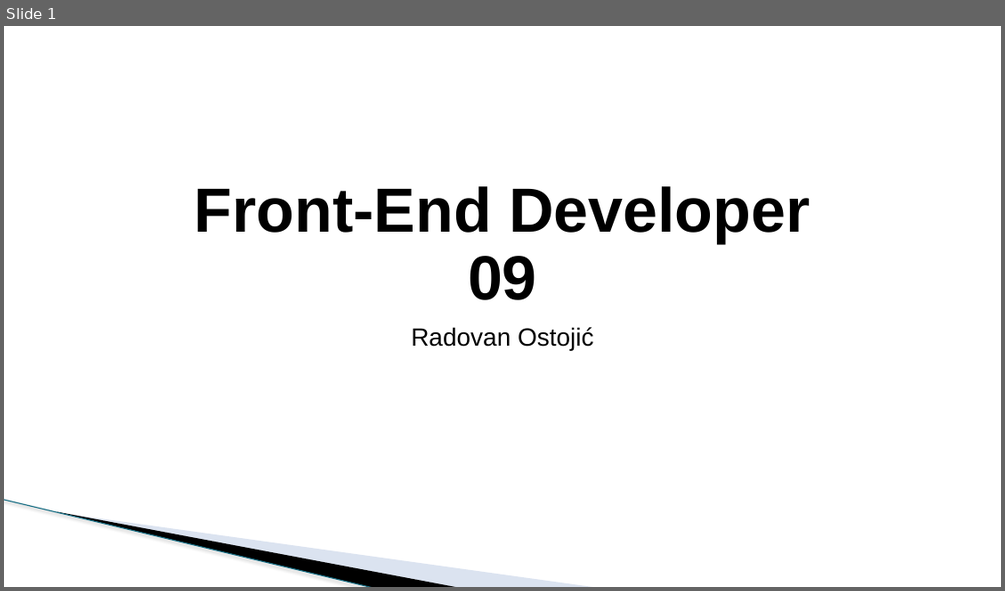
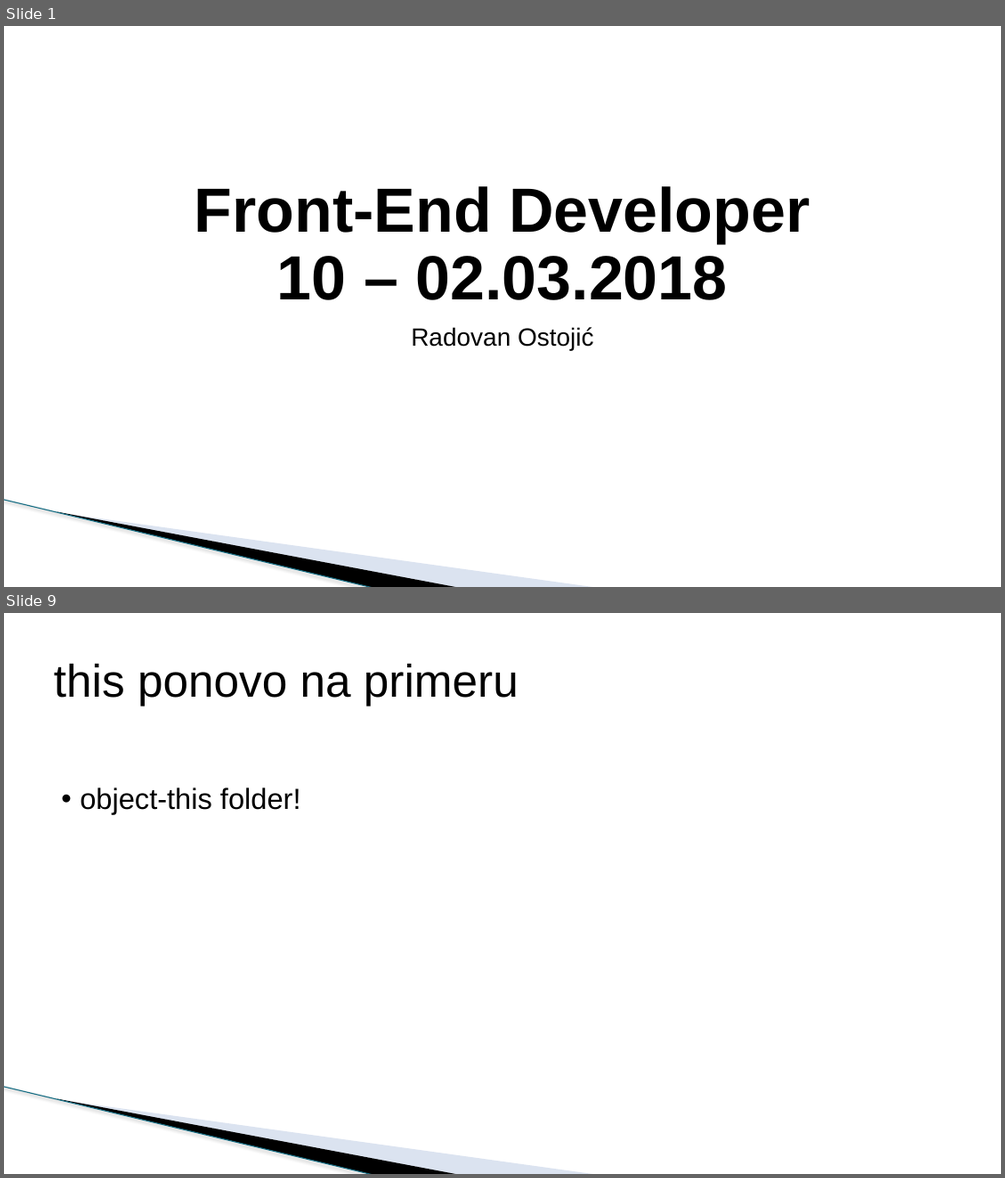
Before and after one commit to todalexcode/kurs-front-end, a slide deck: sesija-10/PPT/Front-End Developer-10.pptx. Shown one above the other, each under a label of ours: slide 1 before the commit, slides 1 and 9 after it; the slides between them are not shown. The pictures are 1005x591 and 1005x1178 pixels, drawn with LibreOffice and Linux fonts; fonts in the diff are those of the drawing; background and template pictures are left out. Boxes give left, top, right and bottom in pixels: in the first picture for what was removed or moved away, otherwise in the second. Text is boxed around its words. In the diff, an @@ line names an element or a change of style, - is before the commit and + after.

```diff
--- a/sesija-10/PPT/Front-End Developer-10.pptx
+++ b/sesija-10/PPT/Front-End Developer-10.pptx
@@ slide 9 added at <box>4,613,1001,1174</box>, background #FFFFFF; not listed: 3 template elements that a slide beside it also shows @@
@@ title added at <box>54,663,518,706</box>, 44 pt, text #000000 @@
+this ponovo na primeru
@@ text added at <box>80,787,301,814</box>, 28 pt, text #000000 @@
+• object-this folder!
@@ slide 1 changed as well @@
@@ title at <box>194,186,809,300</box>: text changed @@
-Front-End Developer
-09
+Front-End Developer
+10 – 02.03.2018
```
Also in this commit, not shown: 3 other slides changed, 7 other slides added, 13 slides removed, 13 other files.
